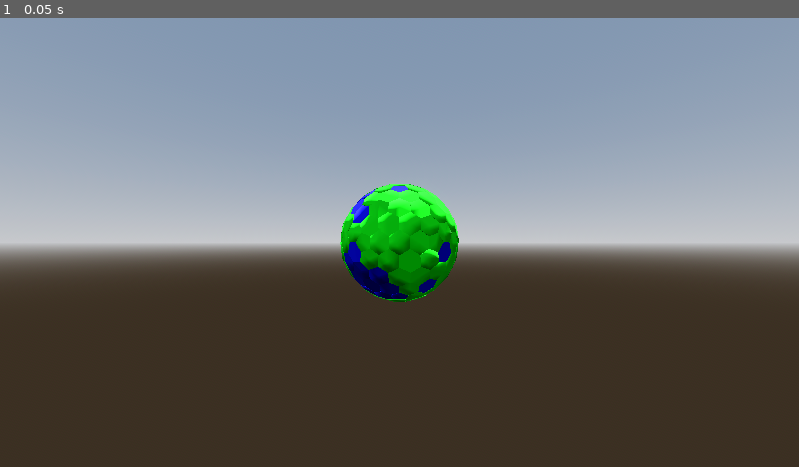
Above: before the commit, frame 1.
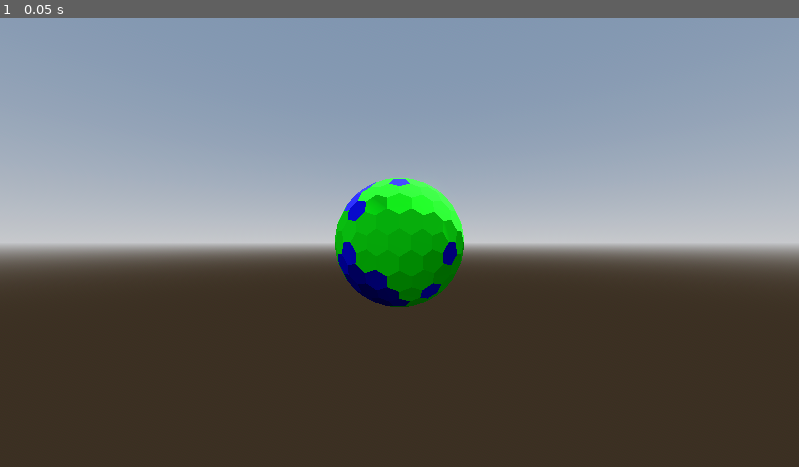
Above: after the commit, the same moment.

Repository: Runbin-Chen/SphericalFarm
Game: Godot game, scene res://mytest_global_hex_tile/my_implement3/HexPlanetManager.tscn
The game is run twice, just before and just after one commit, with the same random seed, the same clock (stepped at 60 frames per second) and the same inputs. The project has no main scene, so this scene is started directly.
Inputs:
- Up to frame 1 (0.05 s): no input

The runs differ from the first frame. In frame 1, 1.9% of the frame differs, in the area x 41-59%, y 35-65%.

Commit message:
测试摘出mesh

Diff:
--- /dev/null
+++ b/Chunk0.tscn
@@ -0,0 +1,11 @@
+[gd_scene load_steps=3 format=3 uid="uid://b0je1qi1jl807"]
+
+[ext_resource type="Script" path="res://chunk_0.gd" id="1_sjoi0"]
+[ext_resource type="PackedScene" uid="uid://cv60tt2qo14a7" path="res://Chunk1.tscn" id="2_578ff"]
+
+[node name="Node3D" type="Node3D"]
+script = ExtResource("1_sjoi0")
+
+[node name="Chunk0" parent="." instance=ExtResource("2_578ff")]
+
+[node name="CollisionShape3D" type="CollisionShape3D" parent="."]
--- /dev/null
+++ b/Chunk1.tscn
@@ -0,0 +1,21 @@
+[gd_scene load_steps=3 format=4 uid="uid://cv60tt2qo14a7"]
+
+[sub_resource type="StandardMaterial3D" id="StandardMaterial3D_iu1p4"]
+vertex_color_use_as_albedo = true
+
+[sub_resource type="ArrayMesh" id="ArrayMesh_58r2f"]
+_surfaces = [{
+"aabb": AABB(31.0141, 59.1623, 48.478, 31.3669, 27.3665, 28.1767),
+"attribute_data": PackedByteArray("AP8A/wD/AP8A/wD/AP8A/wD/AP8A/wD/AP8A/w=="),
+"format": 34359742479,
+"index_count": 18,
+"index_data": PackedByteArray("AAABAAIAAAADAAEAAAAEAAMAAAAFAAQAAAAGAAUAAAACAAYA"),
+"material": SubResource("StandardMaterial3D_iu1p4"),
+"primitive": 3,
+"uv_scale": Vector4(0, 0, 0, 0),
+"vertex_count": 7,
+"vertex_data": PackedByteArray("Xd84QqN6kULib3pCKKZsQkbmmEJ96UFCNIZ5QjSGeUI1hnlC9tQtQsAOrUICK0NC5hz4QY42pUKYmXtC7kIDQg6eikI2T5lCfelBQiimbEJH5phCXaGbsk48571TocyyBzwNvimhx7JBPNi9iKGhshI8Hr6RoW6yXDz1vWWhabKYPL69MqGWsog8sr0=")
+}]
+
+[node name="Chunk0" type="MeshInstance3D"]
+mesh = SubResource("ArrayMesh_58r2f")
--- /dev/null
+++ b/chunk_0.gd
@@ -0,0 +1,34 @@
+extends Node3D
+
+func _ready():
+	# 获取子节点 Chunk0（MeshInstance3D）
+	var chunk = get_node("Chunk0")  # 或者直接写 $Chunk0
+	if not chunk:
+		print("错误：找不到子节点 Chunk0！")
+		return
+
+	# 获取 Mesh 资源
+	var mesh = chunk.mesh
+	if not mesh:
+		print("错误：Chunk0 没有附加 Mesh！")
+		return
+
+	# 如果是 PrimitiveMesh（如 Cube、Sphere），需要转为 ArrayMesh
+	if mesh is PrimitiveMesh:
+		mesh = mesh.get_mesh()  # 转换为 ArrayMesh
+
+	# 遍历 Mesh 的每个表面（Surface）
+	for surface_id in range(mesh.get_surface_count()):
+		print("==== 表面 %d ====" % surface_id)
+		# 获取表面数据（顶点数组的索引是 Mesh.ARRAY_VERTEX = 0）
+		var surface_data = mesh.surface_get_arrays(surface_id)
+		var vertices = surface_data[Mesh.ARRAY_VERTEX]
+
+		if vertices == null or vertices.size() == 0:
+			print("该表面没有顶点数据！")
+			continue
+
+		# 打印所有顶点坐标
+		for i in range(vertices.size()):
+			var v = vertices[i]
+			print("顶点 %d: (%.2f, %.2f, %.2f)" % [i, v.x, v.y, v.z])
--- a/mytest_global_hex_tile/my_implement3/HexTile.gd
+++ b/mytest_global_hex_tile/my_implement3/HexTile.gd
@@ -39,32 +39,32 @@
 		mesh_indices.append(base_index + j + 1)
 
 	# 如果需要生成墙的话，生成
-	var neighbors = get_neighbors()
-	#print("neighbors: ", neighbors)
-	for j in range(neighbors.size()):
-		var this_height = height
-		var other_height = neighbors[j].height
-		if not other_height < this_height:
-			continue
-		base_index = mesh_verts.size()
-		# 添加栅栏
-		mesh_verts.append(transform_point(vertices[(j + 1) % vertices.size()], other_height))
-		mesh_verts.append(transform_point(vertices[j], other_height))
-		mesh_verts.append(transform_point(vertices[(j + 1) % vertices.size()], this_height))
-		mesh_verts.append(transform_point(vertices[j], this_height))
-
-		mesh_colors.append(color)
-		mesh_colors.append(color)
-		mesh_colors.append(color)
-		mesh_colors.append(color)
-
-		mesh_indices.append(base_index)
-		mesh_indices.append(base_index + 1)
-		mesh_indices.append(base_index + 2)
-
-		mesh_indices.append(base_index + 2)
-		mesh_indices.append(base_index + 1)
-		mesh_indices.append(base_index + 3)
+	#var neighbors = get_neighbors()
+	##print("neighbors: ", neighbors)
+	#for j in range(neighbors.size()):
+		#var this_height = height
+		#var other_height = neighbors[j].height
+		#if not other_height < this_height:
+			#continue
+		#base_index = mesh_verts.size()
+		## 添加栅栏
+		#mesh_verts.append(transform_point(vertices[(j + 1) % vertices.size()], other_height))
+		#mesh_verts.append(transform_point(vertices[j], other_height))
+		#mesh_verts.append(transform_point(vertices[(j + 1) % vertices.size()], this_height))
+		#mesh_verts.append(transform_point(vertices[j], this_height))
+		#
+		#mesh_colors.append(color)
+		#mesh_colors.append(color)
+		#mesh_colors.append(color)
+		#mesh_colors.append(color)
+		#
+		#mesh_indices.append(base_index)
+		#mesh_indices.append(base_index + 1)
+		#mesh_indices.append(base_index + 2)
+		#
+		#mesh_indices.append(base_index + 2)
+		#mesh_indices.append(base_index + 1)
+		#mesh_indices.append(base_index + 3)
 
 
 func transform_point(input: Vector3, height: float) -> Vector3:
--- a/mytest_global_hex_tile/my_implement3/PerlinTerrainGenerator.gd
+++ b/mytest_global_hex_tile/my_implement3/PerlinTerrainGenerator.gd
@@ -35,7 +35,7 @@
 func after_tile_creation(new_tile: HexTile) -> void:
 	var height = floor(3 * ((max_height - min_height) * get_noise(new_tile.center.normalized().x, \
 		new_tile.center.normalized().y, new_tile.center.normalized().z) + min_height)) / 3.0
-	new_tile.height = height
+	new_tile.height = 10#height
 	for i in range(color_heights.size() - 1, -1, -1):
 		if height < (color_heights[i] as ColorHeight).max_height:
 			new_tile.color = (color_heights[i] as ColorHeight).color
